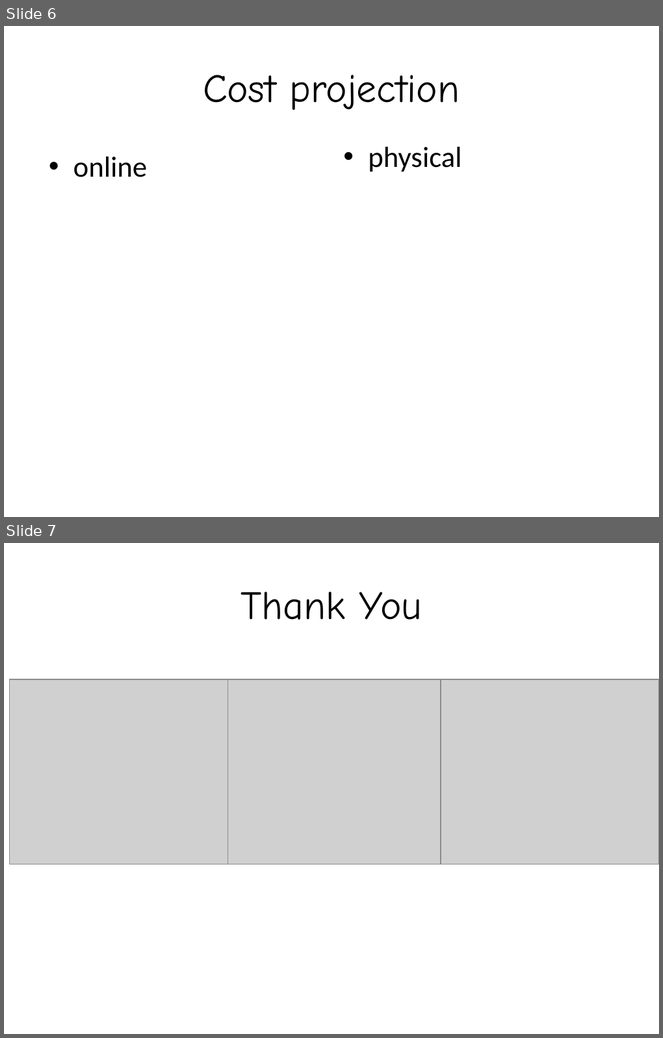
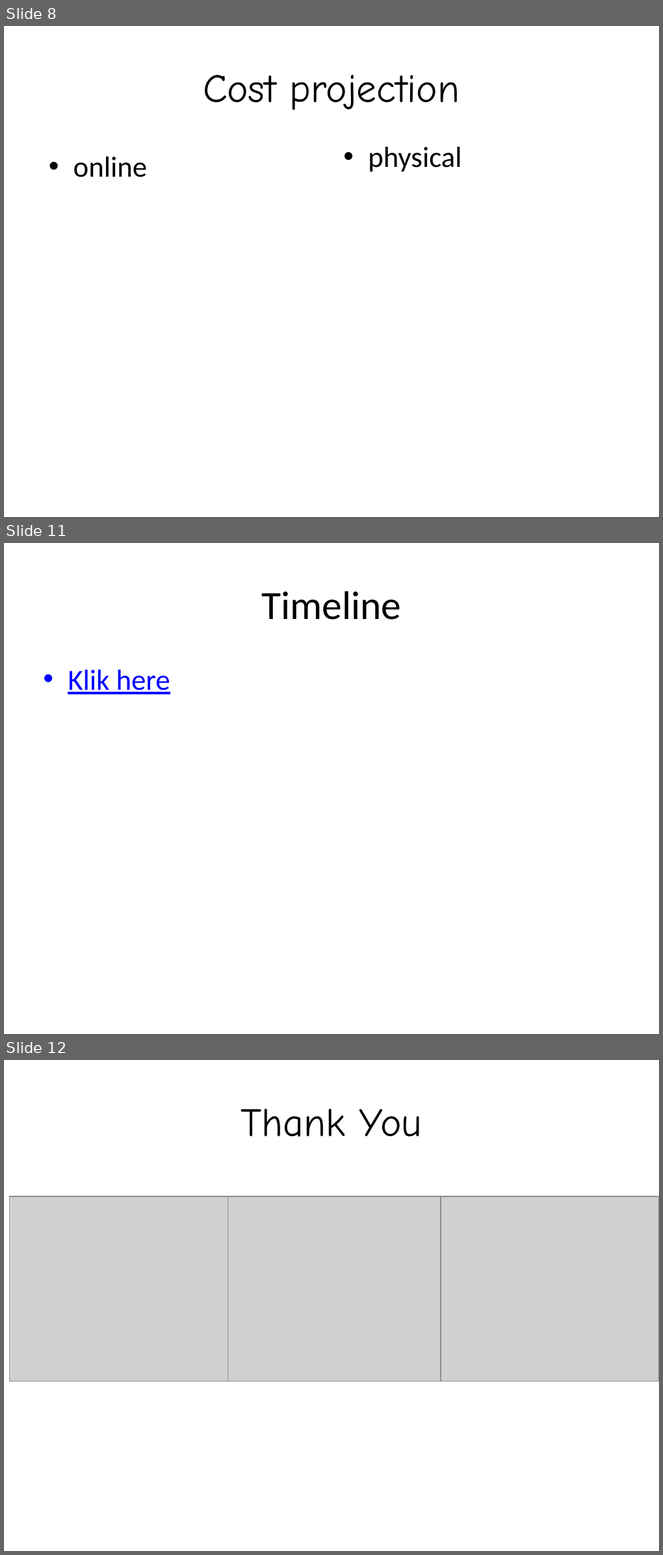
Before and after one commit to panduwcksn/MPPL-D-E08-Elmart, a slide deck: Draft PPT MPPL E.pptx. Shown one above the other, each under a label of ours: slides 6 and 7 before the commit, slides 8, 11 and 12 after it; the slides between them are not shown. The pictures are 663x1038 and 663x1555 pixels, drawn with LibreOffice and Linux fonts; fonts in the diff are those of the drawing; grey boxes stand for pictures; background and template pictures are left out. Boxes give left, top, right and bottom in pixels: in the first picture for what was removed or moved away, otherwise in the second. Text is boxed around its words. In the diff, an @@ line names an element or a change of style, - is before the commit and + after.

```diff
--- a/Draft PPT MPPL E.pptx
+++ b/Draft PPT MPPL E.pptx
@@ slide 11 added at [4, 543, 659, 1034], background picture (left out) @@
@@ title added at [261, 591, 401, 620], 44 pt, text #000000 @@
+Timeline
@@ text added at [68, 670, 170, 694], 32 pt, text #0000FF, underline @@
+• Klik here
@@ what was slide 6 is now slide 8 @@
@@ what was slide 7 is now slide 12 @@
```
Also in this commit, not shown: 4 slides changed, 3 other slides added, 1 other file.
